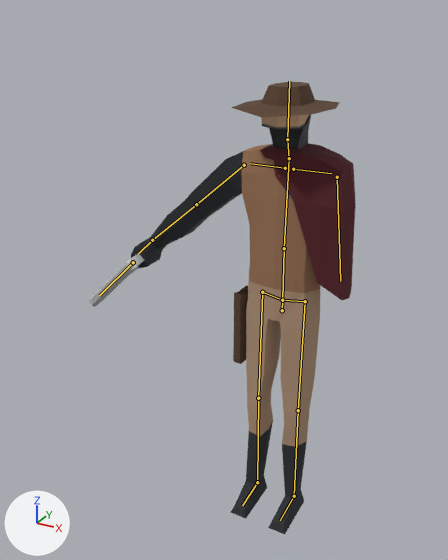
An edit to the Blender file meshes/enemies/pistolero/pistolero.blend, drawn before and after from the same camera.
Rendered twice from a 50 mm camera at (0.764, -1.779, 1.818) aimed at (-0.224, 0.018, 0.919). The lights are fixed; the arrows at lower left show +X, +Y and +Z. The bones that bend it are drawn over the model as lines.

The first picture shows 'Character', 'Character.001', 'Character.002', 'Cube', 'Revolver'.
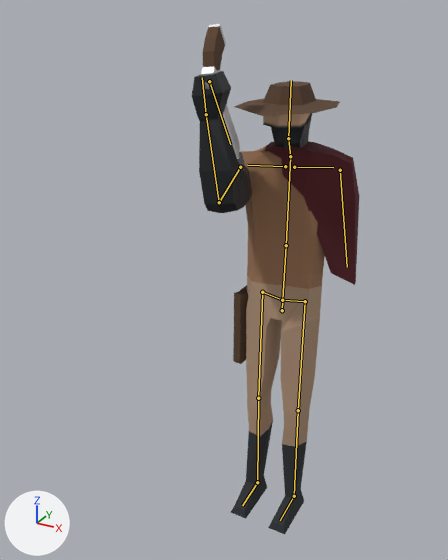
The newer file adds an action. The first version stands in its rest pose; the second is drawn at frame 11 of the action 'shoot'.

Boxes (x1, y1, x2, y2) around the edits, measured in the pictures (448 x 560 px):
'Character', posed (29% narrower, 10% taller)
    before: (131, 114, 320, 534)
    after: (192, 71, 325, 534)
'Character.002', posed (8% shorter)
    before: (260, 143, 356, 300)
    after: (265, 141, 359, 285)
'Character.001', posed
    before: (231, 82, 340, 118)
    after: (234, 81, 340, 116)
'Revolver', posed (50% narrower, 112% taller)
    before: (89, 244, 168, 307)
    after: (201, 24, 240, 159)
bone 'spine', root to tip
    before: (282, 300) to (284, 248)
    after: (282, 300) to (286, 245)
bone 'spine.001', root to tip
    before: (284, 248) to (289, 158)
    after: (286, 245) to (290, 156)
bone 'shoulder.L', root to tip
    before: (293, 169) to (331, 173)
    after: (294, 167) to (333, 167)
bone 'cape.L', root to tip
    before: (337, 177) to (340, 281)
    after: (340, 170) to (347, 267)
bone 'shoulder.R', root to tip
    before: (285, 168) to (250, 163)
    after: (285, 166) to (247, 165)
bone 'upper_arm.R', root to tip
    before: (244, 165) to (196, 204)
    after: (240, 167) to (219, 202)
bone 'forearm.R', root to tip
    before: (196, 204) to (152, 240)
    after: (219, 202) to (206, 114)
bone 'gun', root to tip
    before: (133, 262) to (99, 295)
    after: (209, 81) to (230, 144)
bone 'neck', root to tip
    before: (289, 158) to (287, 139)
    after: (290, 156) to (288, 138)

The edits, one by one:
Bone 'spine' (bone_spine) turns from (0, 0, 0) to (-10, 15, 0) degrees about its own x, y and z.
Bone 'spine.001' (bone_spine_001) turns from (0, 0, 0) to (10, 0, 0) degrees about its own x, y and z.
Bone 'shoulder.L' (bone_shoulder_l) turns from (0, 0, 0) to (0, 0, 10) degrees about its own x, y and z.
Bone 'cape.L' (bone_cape_l) turns from (0, 0, 0) to (-1, 3, 2) degrees about its own x, y and z.
Bone 'shoulder.R' (bone_shoulder_r) turns from (0, 0, 0) to (0, 0, 5) degrees about its own x, y and z.
Bone 'upper_arm.R' (bone_upper_arm_r) turns from (0, 0, 0) to (77, 8, 58) degrees about its own x, y and z.
Bone 'forearm.R' (bone_forearm_r) turns from (0, 0, 0) to (100, 2, 0) degrees about its own x, y and z.
Bone 'gun' (bone_gun) moves from (0.0, 0.0, 0.0) to (0.0, 0.001, -0.092).
Bone 'gun' (bone_gun) turns from (0, 0, 0) to (145, 0, 0) degrees about its own x, y and z.
Bone 'neck' (bone_neck) turns from (0, 0, 0) to (-1, -14, 5) degrees about its own x, y and z.
